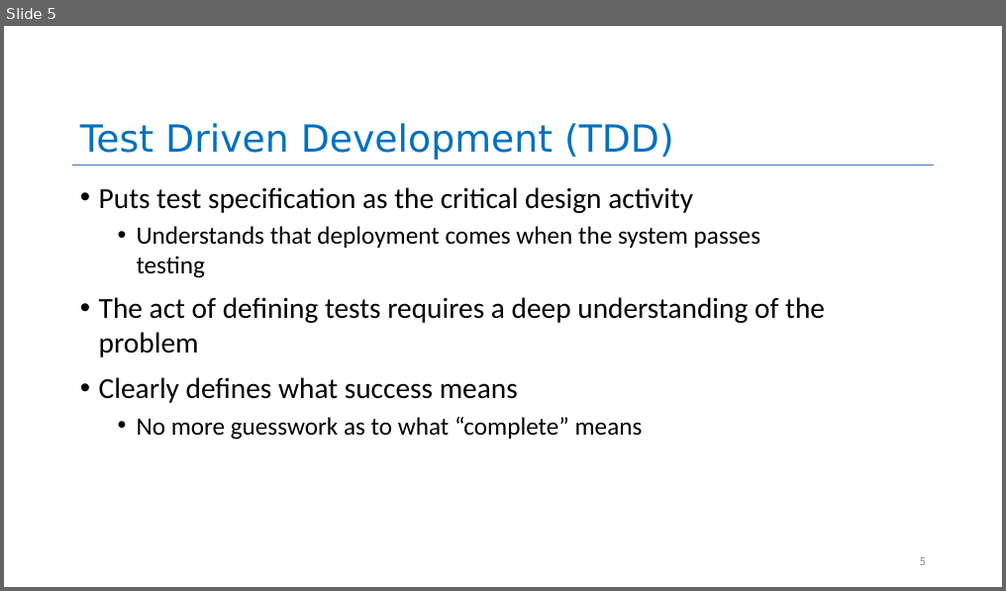
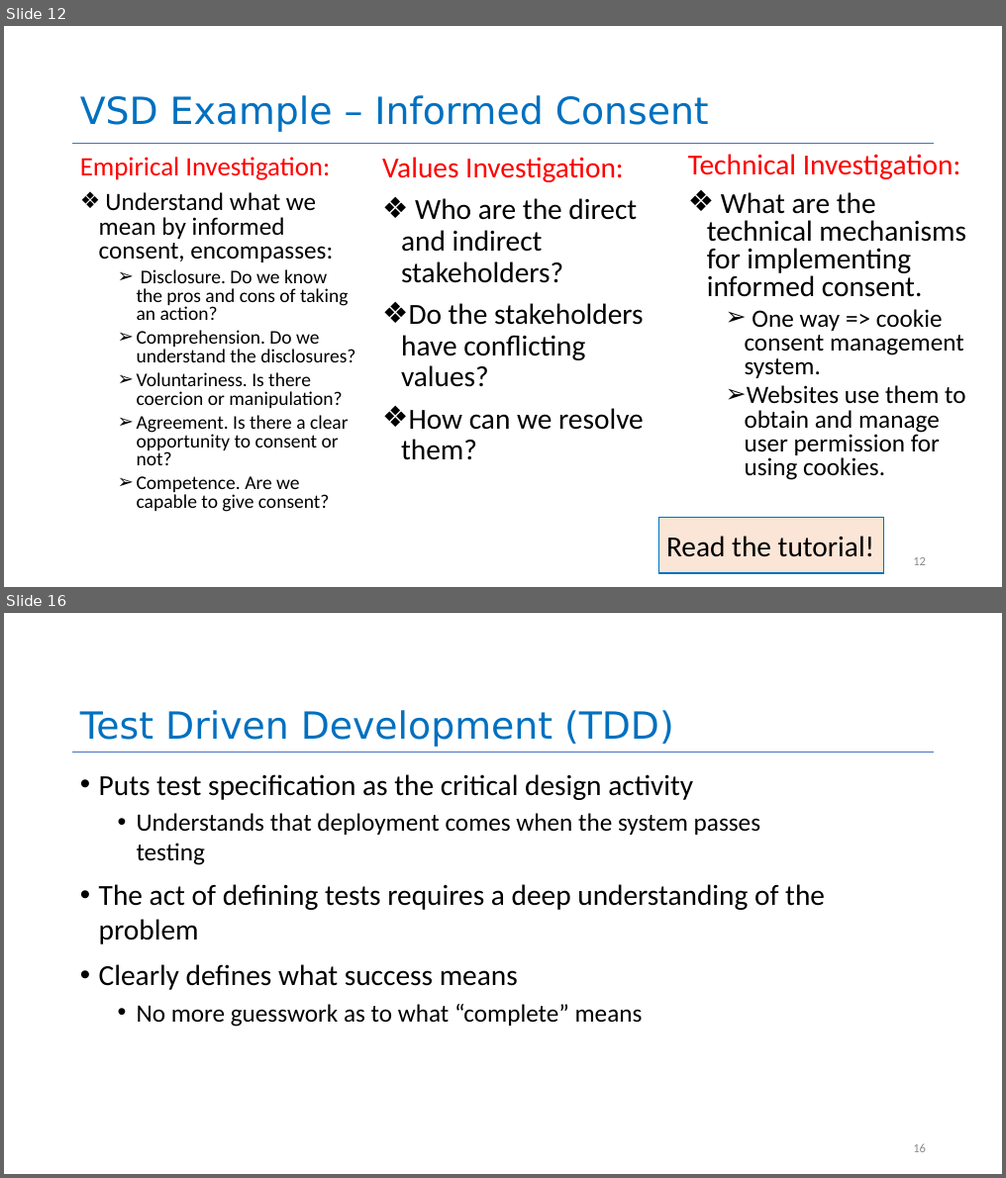
Before and after one commit to neu-se/CS4530-Spring-2026, a slide deck: Slides/Module 02 From Requirements to Code.pptx. Shown one above the other, each under a label of ours: slide 5 before the commit, slides 12 and 16 after it; the slides between them are not shown. The pictures are 1006x591 and 1006x1178 pixels, drawn with LibreOffice and Linux fonts; fonts in the diff are those of the drawing. Boxes give left, top, right and bottom in pixels: in the first picture for what was removed or moved away, otherwise in the second. Text is boxed around its words. In the diff, an @@ line names an element or a change of style, - is before the commit and + after.

```diff
--- a/Slides/Module 02 From Requirements to Code.pptx
+++ b/Slides/Module 02 From Requirements to Code.pptx
@@ slide 12 added at (x1=4, y1=26, x2=1002, y2=587), background #FFFFFF @@
@@ title added at (x1=80, y1=95, x2=709, y2=132), 36 pt, text #0070C0 @@
+VSD Example – Informed Consent
@@ line added from (73, 143) to (934, 143), #4472C4 0.5 pt @@
@@ text added at (x1=80, y1=157, x2=355, y2=512), 18.6 pt, text #000000 @@
+Empirical Investigation:
+❖ Understand what we mean by informed consent, encompasses:
+  ➢ Disclosure. Do we know the pros and cons of taking an action?
+  ➢ Comprehension. Do we understand the disclosures?
+  ➢ Voluntariness. Is there coercion or manipulation?
+  ➢ Agreement. Is there a clear opportunity to consent or not?
+  ➢ Competence. Are we capable to give consent?
@@ text added at (x1=382, y1=157, x2=644, y2=461), 28 pt, text #000000 @@
+Values Investigation:
+❖ Who are the direct and indirect stakeholders?
+❖ Do the stakeholders have conflicting values?
+❖ How can we resolve them?
@@ text added at (x1=688, y1=154, x2=966, y2=480), 24 pt, text #000000 @@
+Technical Investigation:
+❖ What are the technical mechanisms for implementing informed consent.
+  ➢ One way => cookie consent management system.
+  ➢ Websites use them to obtain and manage user permission for using cookies.
@@ rectangle added at (x1=659, y1=518, x2=884, y2=574), fill #FBE5D6, outline #0070C0 1 pt, 28 pt, text #000000 @@
+Read the tutorial!
@@ page number added at (x1=913, y1=558, x2=926, y2=566), 12 pt, text #8C8C8C @@
+12
@@ what was slide 5 is now slide 16 @@
@@ page number at (x1=913, y1=1144, x2=926, y2=1153): text changed @@
-5
+16
```
Also in this commit, not shown: 12 slides changed, 18 other slides added, 15 slides removed, 1 other file.
